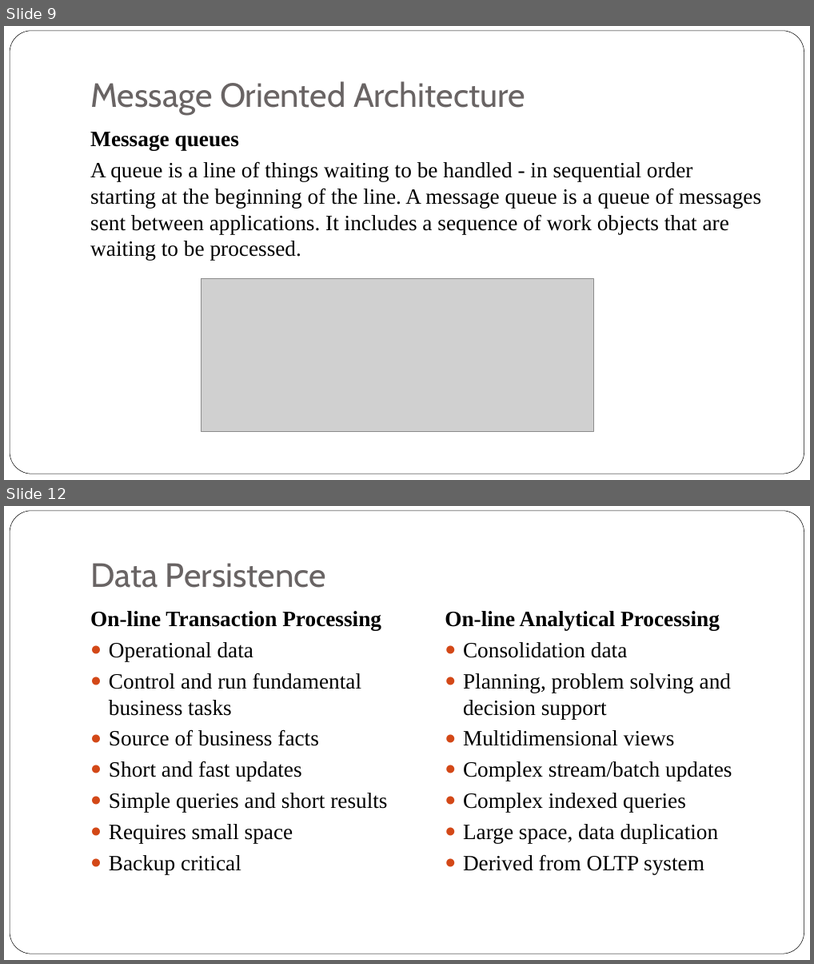
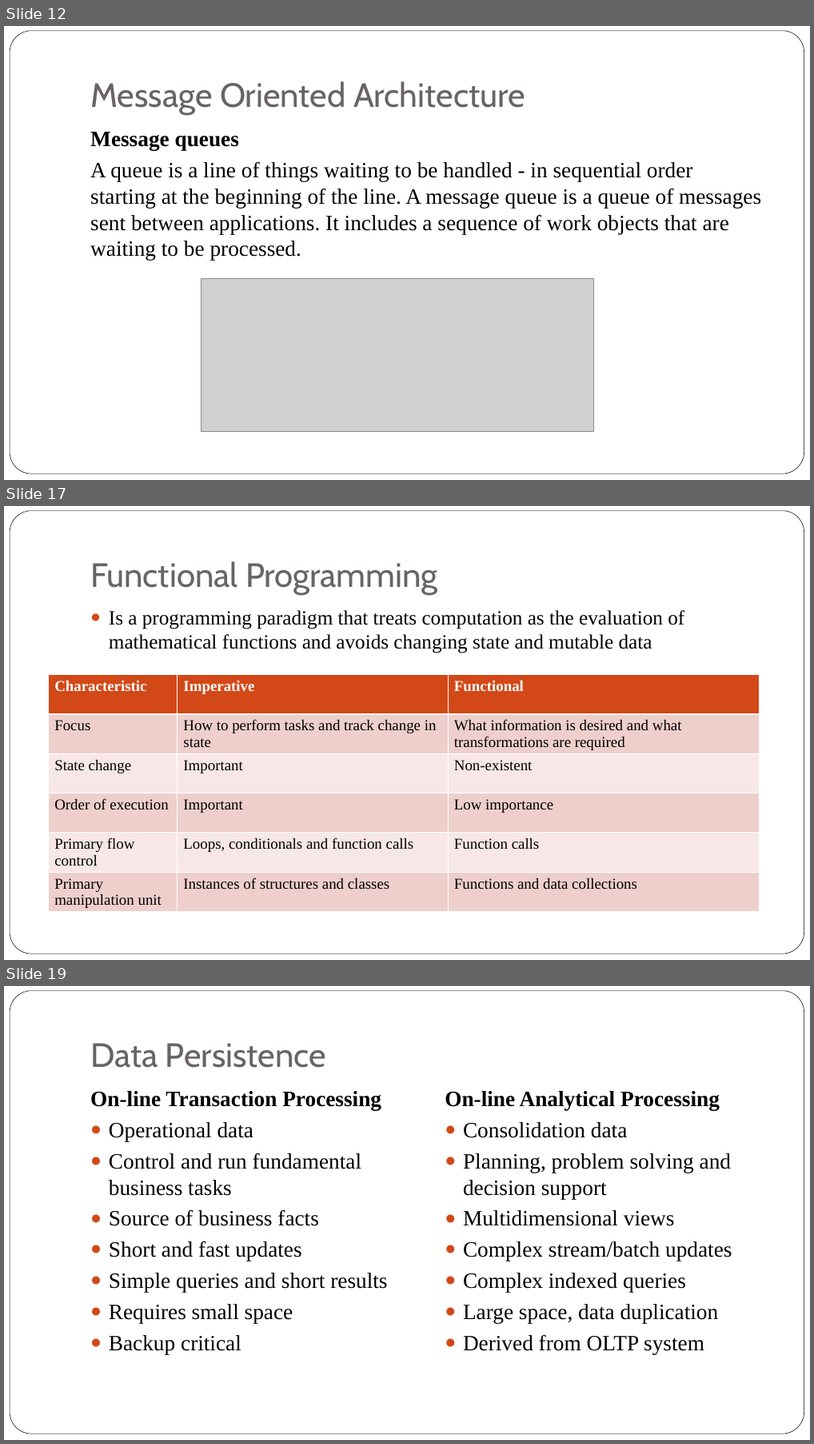
Before and after one commit to iskandersierra/DevSharp, a slide deck: Docs/Distributed Architecture.pptx. Shown one above the other, each under a label of ours: slides 9 and 12 before the commit, slides 12, 17 and 19 after it; the slides between them are not shown. The pictures are 814x964 and 814x1444 pixels, drawn with LibreOffice and Linux fonts; fonts in the diff are those of the drawing; grey boxes stand for pictures. Boxes give left, top, right and bottom in pixels: in the first picture for what was removed or moved away, otherwise in the second. Text is boxed around its words. In the diff, an @@ line names an element or a change of style, - is before the commit and + after.

```diff
--- a/Docs/Distributed Architecture.pptx
+++ b/Docs/Distributed Architecture.pptx
@@ slide 17 added at (4, 506, 810, 960), background #FFFFFF; not listed: 1 template element that a slide beside it also shows @@
@@ title added at (90, 561, 438, 595), 40 pt, text #696464 @@
+Functional Programming
@@ text added at (109, 610, 685, 653), 24.1 pt, text #000000 @@
+● Is a programming paradigm that treats computation as the evaluation of mathematical functions and avoids changing state and mutable data
@@ table added at (49, 675, 759, 923), 6 rows, 3 columns @@
+Characteristic | Imperative | Functional
+Focus | How to perform tasks and track change in state | What information is desired and what transformations are required
+State change | Important | Non-existent
+Order of execution | Important | Low importance
+Primary flow control | Loops, conditionals and function calls | Function calls
+Primary manipulation unit | Instances of structures and classes | Functions and data collections
@@ what was slide 9 is now slide 12 @@
@@ what was slide 12 is now slide 19 @@
```
Also in this commit, not shown: 6 slides changed, 6 other slides added, 3 slides removed.
